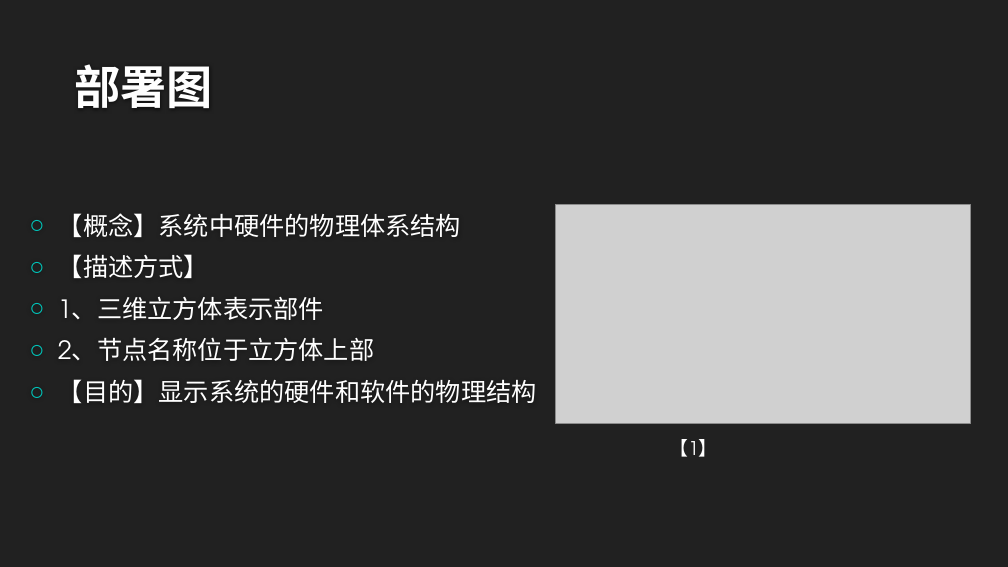
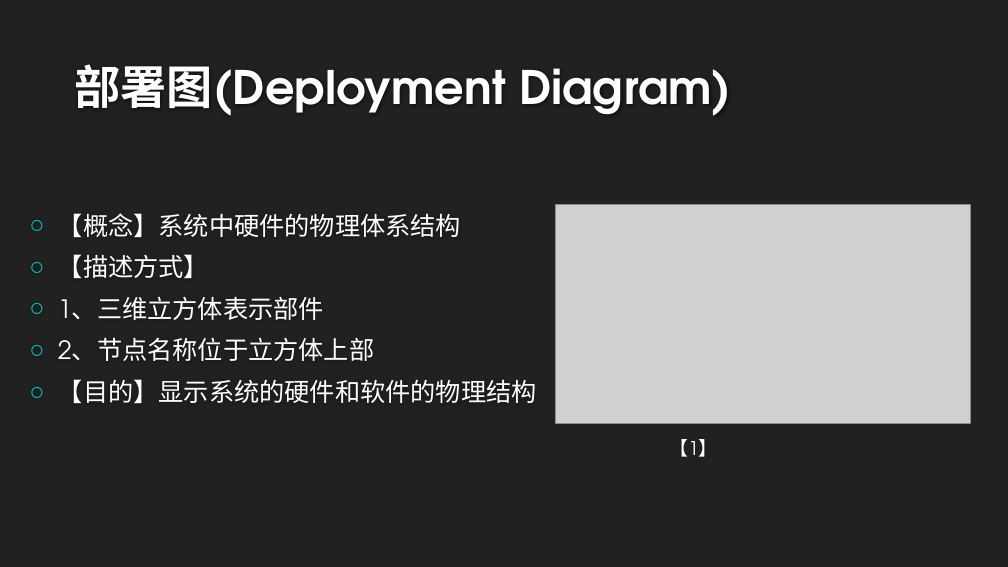
Before and after one commit to twn422/PRD2017, a slide deck: slide 20 of PRD-2017-G24/STW/非受控文件/翻转课堂作业/UML基础1/UML基础Ⅰ.pptx. Drawn at 1008x567 pixels with LibreOffice and Linux fonts; fonts in the diff are those of the drawing; grey boxes stand for pictures; background and template pictures are left out. Boxes give left, top, right and bottom in pixels: in the first picture for what was removed or moved away, otherwise in the second. Text is boxed around its words. In the diff, an @@ line names an element or a change of style, - is before the commit and + after.

```diff
--- a/PRD-2017-G24/STW/非受控文件/翻转课堂作业/UML基础1/UML基础Ⅰ.pptx
+++ b/PRD-2017-G24/STW/非受控文件/翻转课堂作业/UML基础1/UML基础Ⅰ.pptx
@@ title at (75, 64, 731, 116): text changed @@
-部署图
+部署图(Deployment Diagram)
```
Also in this commit, not shown: 6 other slides changed.
